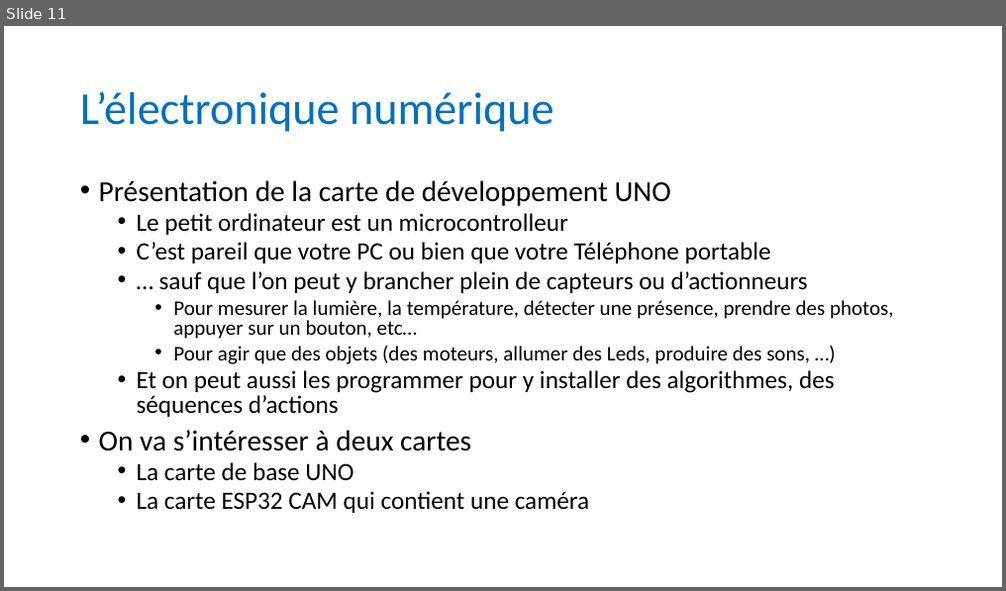
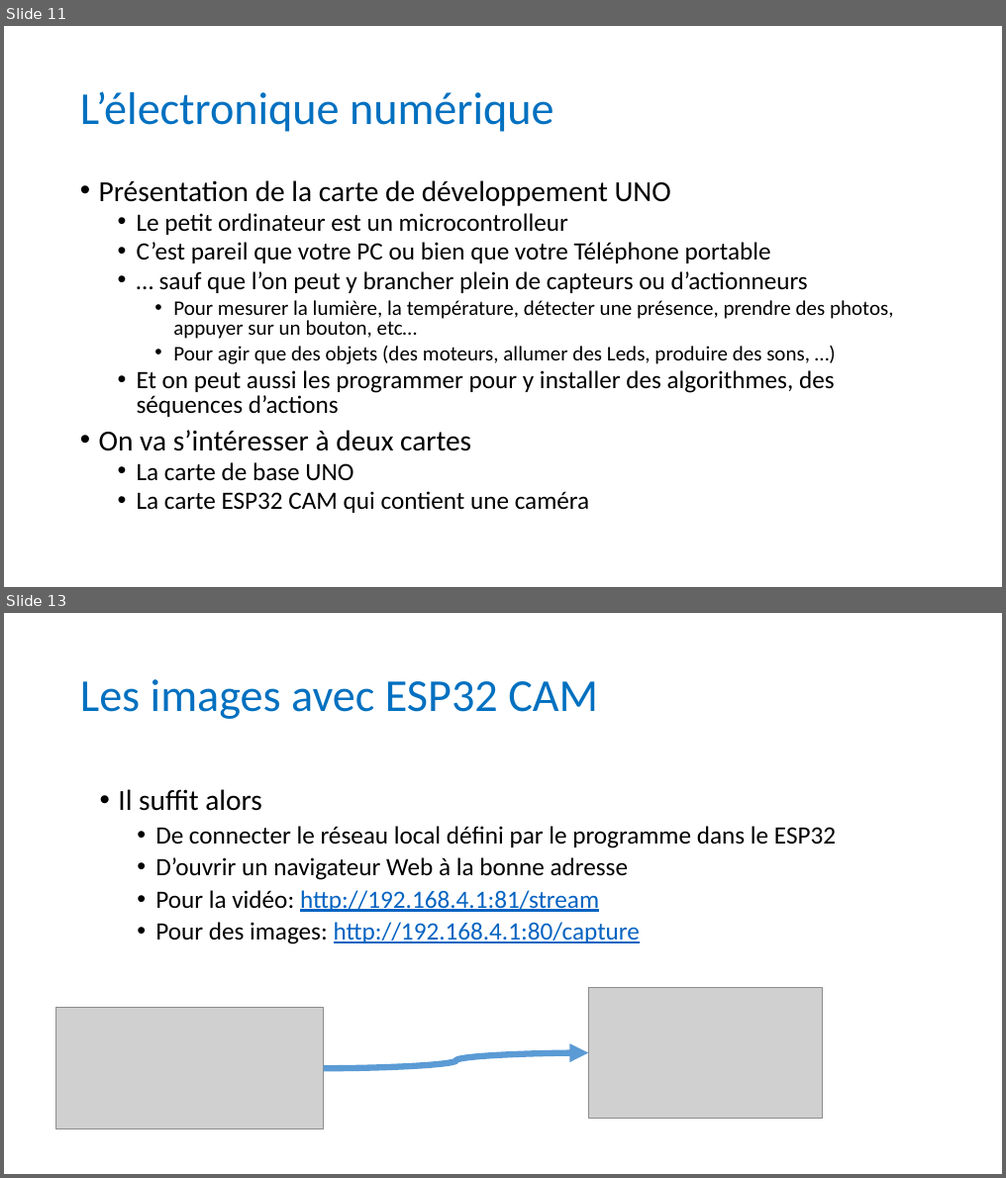
Before and after one commit to anumby-source/RobotServiceJeunesse2023, a slide deck: Journée du 5 mai 2023.pptx. Shown one above the other, each under a label of ours: slide 11 before the commit, slides 11 and 13 after it; the slides between them are not shown. The pictures are 1006x591 and 1006x1178 pixels, drawn with LibreOffice and Linux fonts; fonts in the diff are those of the drawing; grey boxes stand for pictures. Boxes give left, top, right and bottom in pixels: in the first picture for what was removed or moved away, otherwise in the second. Text is boxed around its words. In the diff, an @@ line names an element or a change of style, - is before the commit and + after.

Commit message:
Evolutions des programmes .ino Présentation pour la journée du 5 mai

```diff
--- a/Journée du 5 mai 2023.pptx
+++ b/Journée du 5 mai 2023.pptx
@@ slide 13 added at <box>4,613,1002,1174</box>, background #FFFFFF @@
@@ title added at <box>80,679,598,719</box>, 44 pt, text #0070C0 @@
+Les images avec ESP32 CAM
@@ text added at <box>118,789,836,945</box>, 24 pt, text #000000 @@
+• Il suffit alors
+  • De connecter le réseau local défini par le programme dans le ESP32
+  • D’ouvrir un navigateur Web à la bonne adresse
+  • Pour la vidéo: http://192.168.4.1:81/stream
+  • Pour des images: http://192.168.4.1:80/capture
@@ picture added at <box>589,988,823,1119</box> @@
@@ picture added at <box>55,1008,324,1130</box> @@
@@ curved arrow added from (324, 1069) to (589, 1054), #5B9BD5 6 pt @@
```
Also in this commit, not shown: 1 slide changed, 2 other slides added.
